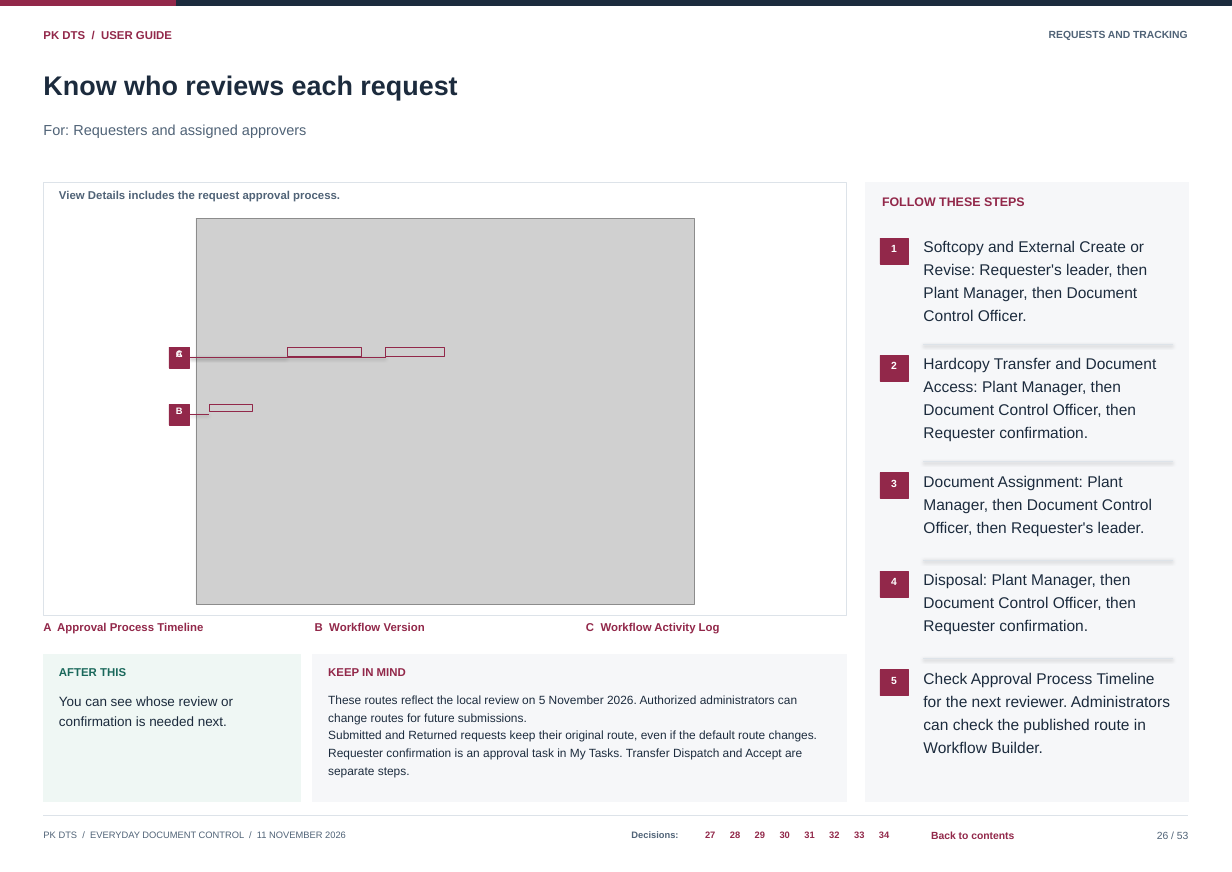
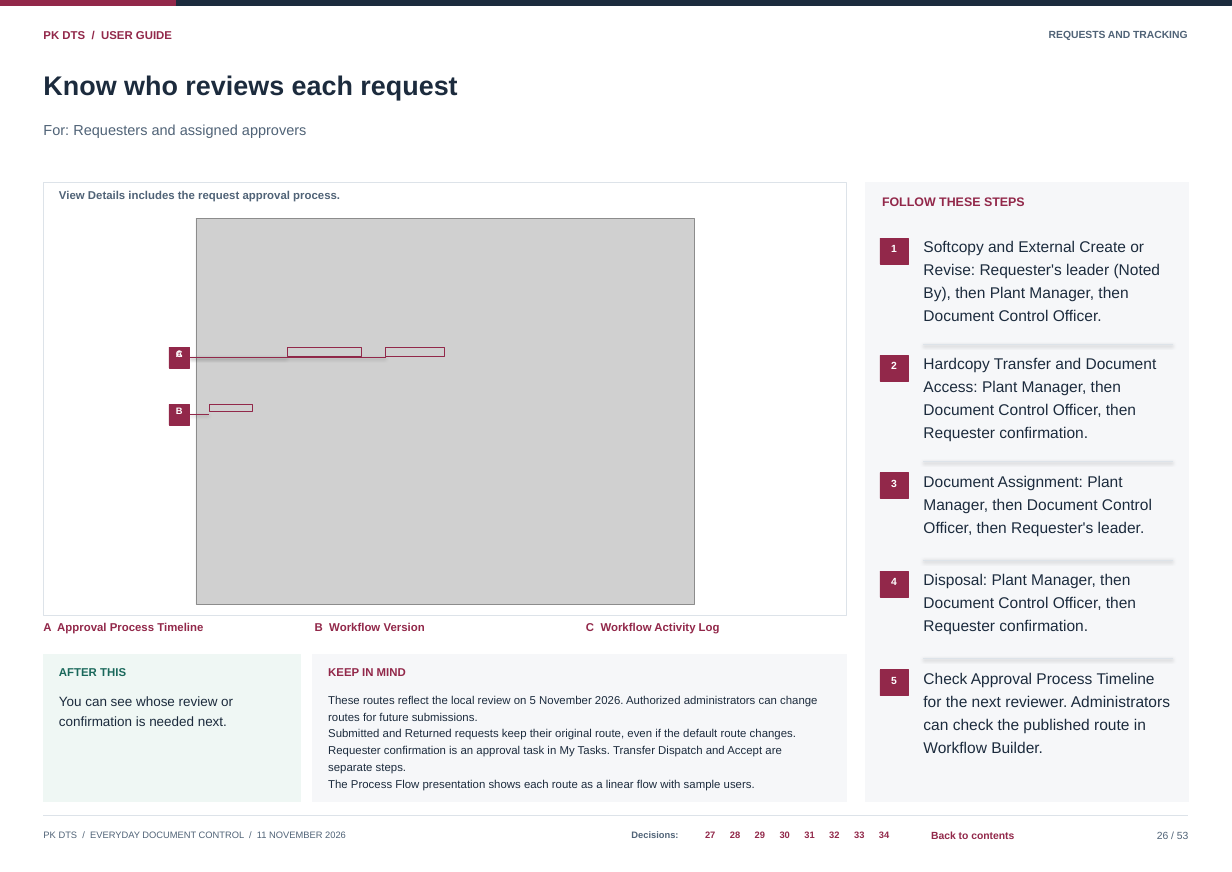
Before and after one commit to curib123/pk_document_tracking_system, a slide deck: slide 26 of docs/system-documentation/PK_DTS_User_Guide.pptx. Drawn at 1232x872 pixels with LibreOffice and Linux fonts; fonts in the diff are those of the drawing; grey boxes stand for pictures. Boxes give left, top, right and bottom in pixels: in the first picture for what was removed or moved away, otherwise in the second. Text is boxed around its words. In the diff, an @@ line names an element or a change of style, - is before the commit and + after.

Commit message:
add pan and zooms in out in fullscreen softcopy and update documents

```diff
--- a/docs/system-documentation/PK_DTS_User_Guide.pptx
+++ b/docs/system-documentation/PK_DTS_User_Guide.pptx
@@ text at (923,263,1161,279): text changed @@
-Revise: Requester's leader, then
+Revise: Requester's leader (Noted
@@ text at (923,286,1128,302): text changed @@
-Plant Manager, then Document
+By), then Plant Manager, then
@@ text at (923,309,1102,321): text changed @@
-Control Officer.
+Document Control Officer.
@@ text at (328,695,817,707): text changed; size 11.5 to 11 pt @@
-These routes reflect the local review on 5 November 2026. Authorized administrators can
+These routes reflect the local review on 5 November 2026. Authorized administrators can change
@@ text at (328,712,478,721): text changed; size 11.5 to 11 pt @@
-change routes for future submissions.
+routes for future submissions.
@@ size 11.5 to 11 pt in 3 elements at (328,763,406,774), (328,729,796,740), (328,745,781,757) @@
@@ text added at (328,779,755,791), 11 pt, text #1C2B3D @@
+The Process Flow presentation shows each route as a linear flow with sample users.
```
Also in this commit, not shown: 9 other slides changed, 14 other files.
